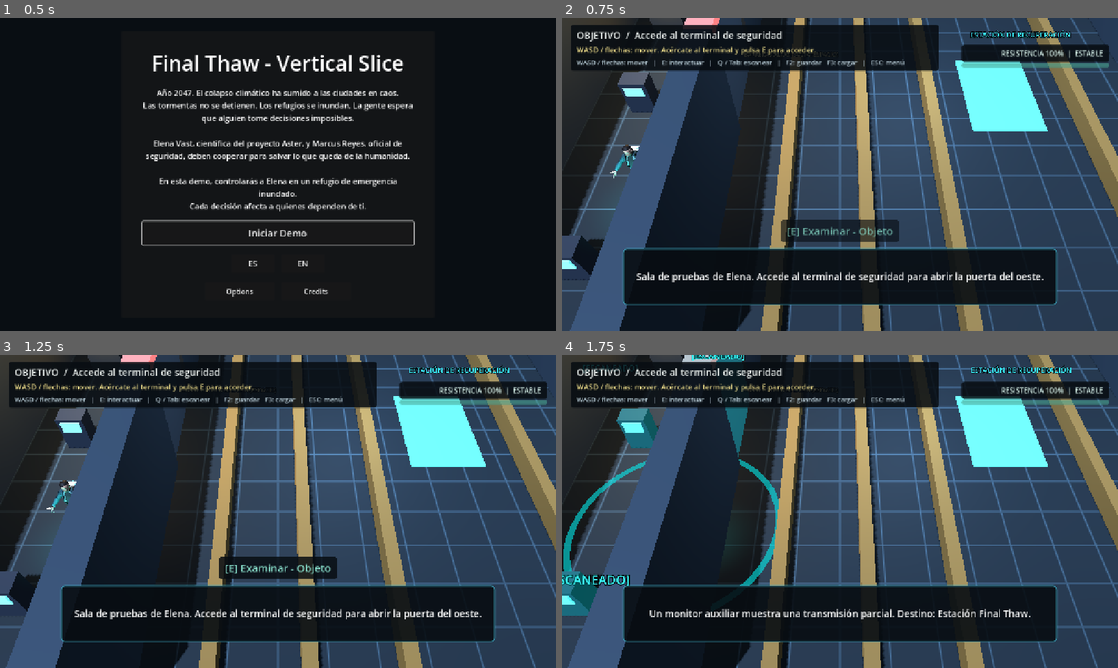
Above: before the commit, frames 1-4 (two rows, left to right).
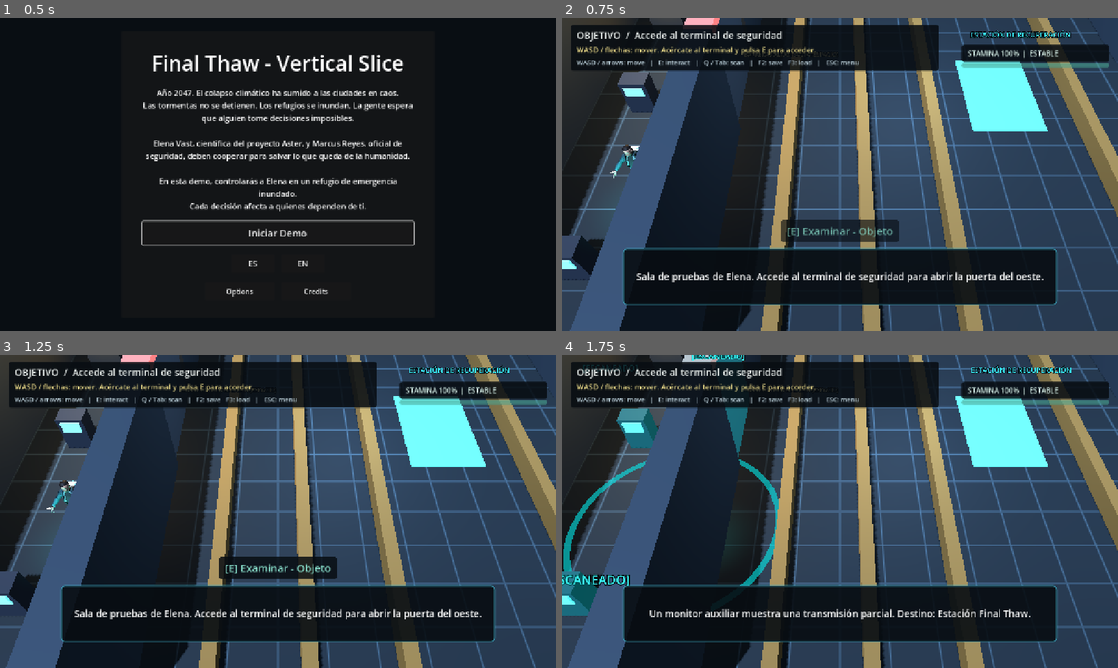
Above: after the commit, the same moments.

Repository: xabiervc/final-thaw
Game: Godot game, scene res://scenes/ui/main_menu.tscn
Two runs of this game, one before a commit and one after it. Both use one fixed random seed, a clock stepped at 60 frames per second and the inputs below.
Inputs (mouse positions are in pixels of both pictures, inside the frame that each line leads up to):
- Up to frame 1 (0.5 s): no input
- Up to frame 2 (0.75 s): click "Iniciar Demo" at 0.5 s
- Up to frame 3 (1.25 s): no input
- Up to frame 4 (1.75 s): tap E (interact) at 1.25 s; move the mouse to (962, 495) at 1.27 s; hold D (move_right) from 1.28 s (still down); hold E (interact) from 1.28 s (still down); click (962, 495) at 1.42 s; tap Tab (scan) at 1.55 s

Frame 1 is identical in both runs. In frame 2, 0.8% of the frame differs, in the area x 7-98%, y 10-16%; in frame 3, 0.8%; in frame 4, 0.8%.

Commit message:
fix(ui): localize and scale prompt HUD

Diff:
--- a/scripts/managers/narrative_text_manager.gd
+++ b/scripts/managers/narrative_text_manager.gd
@@ -119,6 +119,16 @@
 
 static func get_end_button_restart() -> String:
 	return _text("end_button_restart", "Restart Demo")
+
+static func get_prompt_instructions() -> String:
+	return _text("prompt_instructions", "WASD / arrows: move   |   E: interact   |   Q / Tab: scan   |   F2: save   F3: load   |   ESC: menu")
+
+static func get_prompt_condition(stamina: int, state: String, aster_loaded: bool) -> String:
+	var state_text := _text("condition_state_%s" % state, state.to_upper())
+	var text: String = _text("prompt_condition", "STAMINA %d%%  |  %s") % [stamina, state_text]
+	if aster_loaded:
+		text += "  |  " + _text("prompt_aster_load", "Aster load")
+	return text
 
 ## Shelter vertical-slice text. Fallbacks keep the scene usable while the
 ## ES/EN NarrativeText resources are expanded.
--- a/scripts/ui/prompt_hud.gd
+++ b/scripts/ui/prompt_hud.gd
@@ -26,7 +26,7 @@
 	_hint.custom_minimum_size = Vector2(820.0, 0.0)
 	_hint.visible = false
 	_instructions = _make_label(box, 15, Color(0.72, 0.8, 0.84))
-	_instructions.text = "WASD / flechas: mover   |   E: interactuar   |   Q / Tab: escanear   |   F2: guardar   F3: cargar   |   ESC: menú"
+	_instructions.text = NarrativeTextManager.get_prompt_instructions()
 
 	_status = Label.new()
 	_status.add_theme_font_size_override("font_size", 18)
@@ -53,7 +53,6 @@
 	_condition.offset_top = 62.0
 	_condition.offset_bottom = 100.0
 	_condition.grow_horizontal = Control.GROW_DIRECTION_BEGIN
-	_condition.horizontal_alignment = HORIZONTAL_ALIGNMENT_RIGHT
 	_condition.mouse_filter = Control.MOUSE_FILTER_IGNORE
 	_condition.visible = false
 	add_child(_condition)
@@ -85,6 +84,8 @@
 	_prompt.mouse_filter = Control.MOUSE_FILTER_IGNORE
 	add_child(_prompt)
 
+	GameManager.stats_changed.connect(_apply_font_scale)
+
 func _style(alpha: float) -> StyleBoxFlat:
 	var s := StyleBoxFlat.new()
 	s.bg_color = Color(0.03, 0.05, 0.07, alpha)
@@ -103,6 +104,15 @@
 	parent.add_child(l)
 	return l
 
+func _apply_font_scale() -> void:
+	var scale := clampf(GameManager.font_scale, 0.75, 2.0)
+	_objective.add_theme_font_size_override("font_size", int(22 * scale))
+	_hint.add_theme_font_size_override("font_size", int(17 * scale))
+	_instructions.add_theme_font_size_override("font_size", int(15 * scale))
+	_status.add_theme_font_size_override("font_size", int(18 * scale))
+	_condition.add_theme_font_size_override("font_size", int(16 * scale))
+	_prompt.add_theme_font_size_override("font_size", int(24 * scale))
+
 func _process(_delta: float) -> void:
 	var p := get_tree().get_first_node_in_group("player")
 	var c = null
@@ -116,9 +126,11 @@
 
 func _update_condition(c) -> void:
 	var state := str(c.state_name())
-	var text := "RESISTENCIA %d%%  |  %s" % [int(round(c.stamina)), state.to_upper()]
-	if c.load_factor > 0.0:
-		text += "  |  Carga del Aster"
+	var text: String = NarrativeTextManager.get_prompt_condition(
+		int(round(c.stamina)),
+		state,
+		c.load_factor > 0.0
+	)
 	_condition.text = text
 	_cond_bar.value = c.stamina
 	var tint := Color(0.4, 0.9, 0.8)
--- a/tests/test_vertical_slice.gd
+++ b/tests/test_vertical_slice.gd
@@ -11,6 +11,7 @@
 	_check_shelter_text_fallbacks()
 	_check_menu_text_contract()
 	_check_hud_text_contract()
+	_check_prompt_text_contract()
 	_check_rescue_persistence()
 	print("Vertical slice rules: %s" % ("PASS" if failed == 0 else "FAIL (%d)" % failed))
 	get_tree().quit(1 if failed > 0 else 0)
@@ -115,6 +116,11 @@
 	_expect(not NarrativeTextManager.get_hud_elena_safety(3).is_empty(), "HUD Elena safety fallback exists")
 	_expect(not NarrativeTextManager.get_hud_fps(60).is_empty(), "HUD FPS fallback exists")
 
+func _check_prompt_text_contract() -> void:
+	_expect(not NarrativeTextManager.get_prompt_instructions().is_empty(), "Prompt instructions fallback exists")
+	_expect(not NarrativeTextManager.get_prompt_condition(80, "estable", false).is_empty(), "Prompt condition fallback exists")
+	_expect(not NarrativeTextManager.get_prompt_condition(20, "critica", true).is_empty(), "Loaded critical condition fallback exists")
+
 func _check_rescue_persistence() -> void:
 	var previous: int = GameManager.civilian_aid
 	GameManager.civilian_aid = 2
